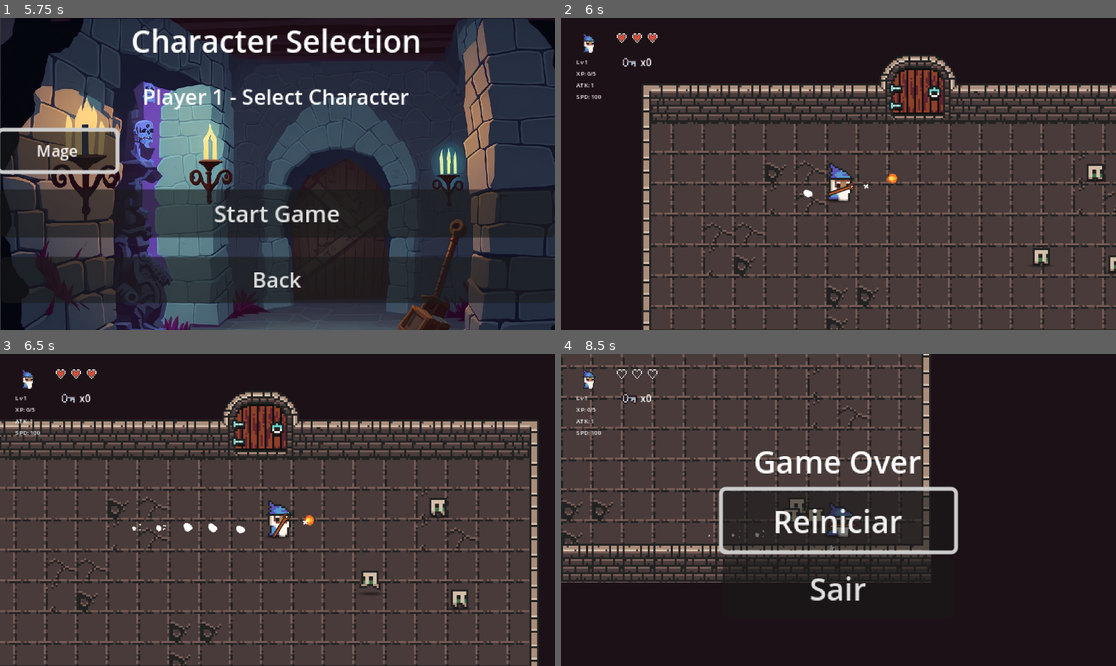
Above: before the commit, frames 1-4 (two rows, left to right).
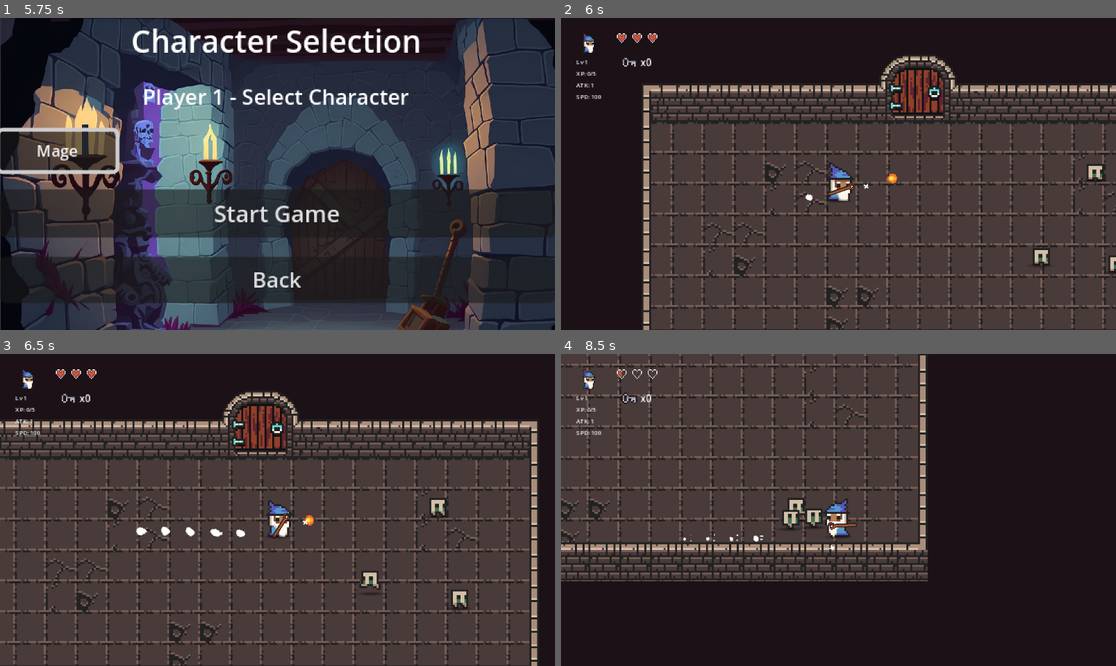
Above: after the commit, the same moments.

Repository: leanfj/infinit-dungeon
Game: Godot game, scene res://menus/main_menu.tscn
The game is run twice, just before and just after one commit, with the same random seed, the same clock (stepped at 60 frames per second) and the same inputs.
Inputs (mouse positions are in pixels of both pictures, inside the frame that each line leads up to):
- Up to frame 1 (5.75 s): click "Start Game" at 0.5 s; click "1 Player" at 1.25 s; click "Start Game" at 2 s; click "Start Game" at 2.75 s; click "Mage" at 3.5 s; click "Back" at 4.25 s; click "1 Player" at 5 s
- Up to frame 2 (6 s): tap Enter at 5.75 s; move the mouse to (960, 158) at 5.77 s; press the mouse at (960, 158) at 5.78 s; hold D (move_right) from 5.78 s (still down)
- Up to frame 3 (6.5 s): keep holding D (move_right)
- Up to frame 4 (8.5 s): move the mouse to (727, 525) at 6.52 s; release D (move_right) at 6.53 s; release the mouse at (727, 525) at 6.53 s; hold S (move_down) 6.53-7.28 s; right-click (727, 525) at 6.6 s; move the mouse to (894, 441) at 7.27 s; hold D (move_right) 7.28-8.03 s; tap Enter at 7.35 s; move the mouse to (810, 572) at 8.02 s; hold W (move_up) from 8.03 s (still down); click (810, 572) at 8.1 s

Frame 1 is identical in both runs. In frame 2, less than 0.1% of the frame differs, in the area x 43-46%, y 54-59%; in frame 3, 0.3%; in frame 4, 21%, in the area x 0-72%, y 0-80%.

Commit message:
Add Warrior character assets and animations; update Mage character properties

Diff:
--- a/entities/player/Mage/mage_character_body_2d.tscn
+++ b/entities/player/Mage/mage_character_body_2d.tscn
@@ -65,8 +65,8 @@
 }]
 
 [sub_resource type="CapsuleShape2D" id="CapsuleShape2D_xr08a"]
-radius = 3.0
-height = 14.0
+radius = 1.3122635
+height = 11.160234
 
 [sub_resource type="Animation" id="Animation_eimj0"]
 length = 0.001
@@ -150,7 +150,7 @@
 frame_progress = 0.9127297
 
 [node name="CollisionShape2D" parent="." index="1"]
-position = Vector2(0, 11)
+position = Vector2(0.2865429, 11.916937)
 rotation = 1.5707964
 shape = SubResource("CapsuleShape2D_xr08a")
 
--- /dev/null
+++ b/entities/player/Warrior/warrior_player_character_body_2d.tscn
@@ -0,0 +1,67 @@
+[gd_scene load_steps=12 format=3 uid="uid://boblub73c3jp8"]
+
+[ext_resource type="PackedScene" uid="uid://ctskcvs7nxu4e" path="res://entities/player/player_character_body_2d.tscn" id="1_wo3n6"]
+[ext_resource type="Texture2D" uid="uid://cdcsakd1sy2xk" path="res://entities/player/Warrior/knight_m_idle_anim_f0.png" id="2_8c0qr"]
+[ext_resource type="Texture2D" uid="uid://dsorpu4p1fme5" path="res://entities/player/Warrior/knight_m_idle_anim_f1.png" id="3_gqg7i"]
+[ext_resource type="Texture2D" uid="uid://0m3flj03m0x6" path="res://entities/player/Warrior/knight_m_idle_anim_f2.png" id="4_g0muo"]
+[ext_resource type="Texture2D" uid="uid://bdjhnwyb6x8m0" path="res://entities/player/Warrior/knight_m_idle_anim_f3.png" id="5_ibqd2"]
+[ext_resource type="Texture2D" uid="uid://37mvamp7vjwo" path="res://entities/player/Warrior/knight_m_run_anim_f0.png" id="6_l8vrv"]
+[ext_resource type="Texture2D" uid="uid://py4g32t402ep" path="res://entities/player/Warrior/knight_m_run_anim_f1.png" id="7_ssa8b"]
+[ext_resource type="Texture2D" uid="uid://bc3bxhhb511us" path="res://entities/player/Warrior/knight_m_run_anim_f2.png" id="8_k4nu0"]
+[ext_resource type="Texture2D" uid="uid://c1lpgykvbujsk" path="res://entities/player/Warrior/knight_m_run_anim_f3.png" id="9_kkwfg"]
+
+[sub_resource type="SpriteFrames" id="SpriteFrames_l8vrv"]
+animations = [{
+"frames": [{
+"duration": 1.0,
+"texture": ExtResource("2_8c0qr")
+}, {
+"duration": 1.0,
+"texture": ExtResource("3_gqg7i")
+}, {
+"duration": 1.0,
+"texture": ExtResource("4_g0muo")
+}, {
+"duration": 1.0,
+"texture": ExtResource("5_ibqd2")
+}],
+"loop": true,
+"name": &"idle",
+"speed": 5.0
+}, {
+"frames": [{
+"duration": 1.0,
+"texture": ExtResource("6_l8vrv")
+}, {
+"duration": 1.0,
+"texture": ExtResource("7_ssa8b")
+}, {
+"duration": 1.0,
+"texture": ExtResource("8_k4nu0")
+}, {
+"duration": 1.0,
+"texture": ExtResource("9_kkwfg")
+}],
+"loop": true,
+"name": &"run",
+"speed": 10.0
+}]
+
+[sub_resource type="CapsuleShape2D" id="CapsuleShape2D_ssa8b"]
+radius = 2.0
+height = 14.0
+
+[node name="WarriorPlayerCharacterBody2D" node_paths=PackedStringArray("_animation_sprite") instance=ExtResource("1_wo3n6")]
+_animation_sprite = NodePath("AnimatedSprite2D")
+
+[node name="AnimatedSprite2D" parent="." index="0"]
+position = Vector2(0, -3)
+sprite_frames = SubResource("SpriteFrames_l8vrv")
+animation = &"idle"
+autoplay = "idle"
+frame_progress = 0.0049201646
+
+[node name="CollisionShape2D" parent="." index="1"]
+position = Vector2(0, 9)
+rotation = 1.5707964
+shape = SubResource("CapsuleShape2D_ssa8b")
--- a/mechanics/RunSmoke/run_smoke_node_2d.tscn
+++ b/mechanics/RunSmoke/run_smoke_node_2d.tscn
@@ -92,17 +92,31 @@
 }],
 "loop": false,
 "name": &"default",
-"speed": 13.0
+"speed": 10.0
 }]
+
+[sub_resource type="Animation" id="Animation_rq6g3"]
+resource_name = "modulate_smoke"
+
+[sub_resource type="AnimationLibrary" id="AnimationLibrary_frrqx"]
+_data = {
+&"modulate_smoke": SubResource("Animation_rq6g3")
+}
 
 [node name="RunSmokeNode2D" type="Node2D"]
 script = ExtResource("2_script")
 
 [node name="AnimatedSprite2D" type="AnimatedSprite2D" parent="."]
-position = Vector2(-26, -8.344646e-07)
+position = Vector2(-26, 2.0000002)
 rotation = -0.9023352
 scale = Vector2(0.3, 0.3)
 sprite_frames = SubResource("SpriteFrames_mjqmv")
 frame = 11
 frame_progress = 1.0
 centered = false
+
+[node name="AnimationPlayer" type="AnimationPlayer" parent="."]
+root_node = NodePath("../AnimatedSprite2D")
+libraries = {
+&"": SubResource("AnimationLibrary_frrqx")
+}
--- a/scenes/world_node_2d.tscn
+++ b/scenes/world_node_2d.tscn
@@ -1,7 +1,8 @@
-[gd_scene load_steps=11 format=3 uid="uid://c2fblspghiug7"]
+[gd_scene load_steps=13 format=3 uid="uid://c2fblspghiug7"]
 
 [ext_resource type="PackedScene" uid="uid://qmyxu3h5x66b" path="res://entities/player/Mage/mage_character_body_2d.tscn" id="1_2b7d3"]
 [ext_resource type="PackedScene" uid="uid://cynf30wlahial" path="res://terrain/terrain_manager_node_2d.tscn" id="1_mav38"]
+[ext_resource type="Script" uid="uid://v67h1lhav615" path="res://mechanics/character_stats.gd" id="2_7uplh"]
 [ext_resource type="PackedScene" uid="uid://csrhpvgctjy0n" path="res://entities/Enemies/TinyZombie/tiny_zombie_character_body_2d.tscn" id="3_s7fe2"]
 [ext_resource type="PackedScene" uid="uid://clhr7bec6px7p" path="res://entities/Environments/Crate/crate_node_2d.tscn" id="4_3c8vw"]
 [ext_resource type="PackedScene" path="res://mechanics/enemy_spawner.tscn" id="5_spawner"]
@@ -11,13 +12,17 @@
 [ext_resource type="PackedScene" path="res://entities/Environments/Keys/key_node_2d.tscn" id="9_key"]
 [ext_resource type="PackedScene" uid="uid://bpuwypg374ivm" path="res://entities/Environments/Flasks/flask_red_node_2d.tscn" id="10_og367"]
 
+[sub_resource type="Resource" id="Resource_7uplh"]
+resource_local_to_scene = true
+script = ExtResource("2_7uplh")
+
 [node name="WorldNode2D" type="Node2D"]
 y_sort_enabled = true
 
 [node name="MageCharacterBody2D" parent="." instance=ExtResource("1_2b7d3")]
-z_index = 1
 position = Vector2(84, 59)
 _move_speed = 100.0
+stats = SubResource("Resource_7uplh")
 
 [node name="TerrainManagerNode2D" parent="." instance=ExtResource("1_mav38")]
 
Binary file added: entities/player/Warrior/knight_m_hit_anim_f0.png
Not shown, added: entities/player/Warrior/knight_m_hit_anim_f0.png.import
Binary file added: entities/player/Warrior/knight_m_idle_anim_f0.png
Not shown, added: entities/player/Warrior/knight_m_idle_anim_f0.png.import
Binary file added: entities/player/Warrior/knight_m_idle_anim_f1.png
Not shown, added: entities/player/Warrior/knight_m_idle_anim_f1.png.import
Binary file added: entities/player/Warrior/knight_m_idle_anim_f2.png
Not shown, added: entities/player/Warrior/knight_m_idle_anim_f2.png.import
Binary file added: entities/player/Warrior/knight_m_idle_anim_f3.png
Not shown, added: entities/player/Warrior/knight_m_idle_anim_f3.png.import
Binary file added: entities/player/Warrior/knight_m_run_anim_f0.png
Not shown, added: entities/player/Warrior/knight_m_run_anim_f0.png.import
(and 7 more such lines)
